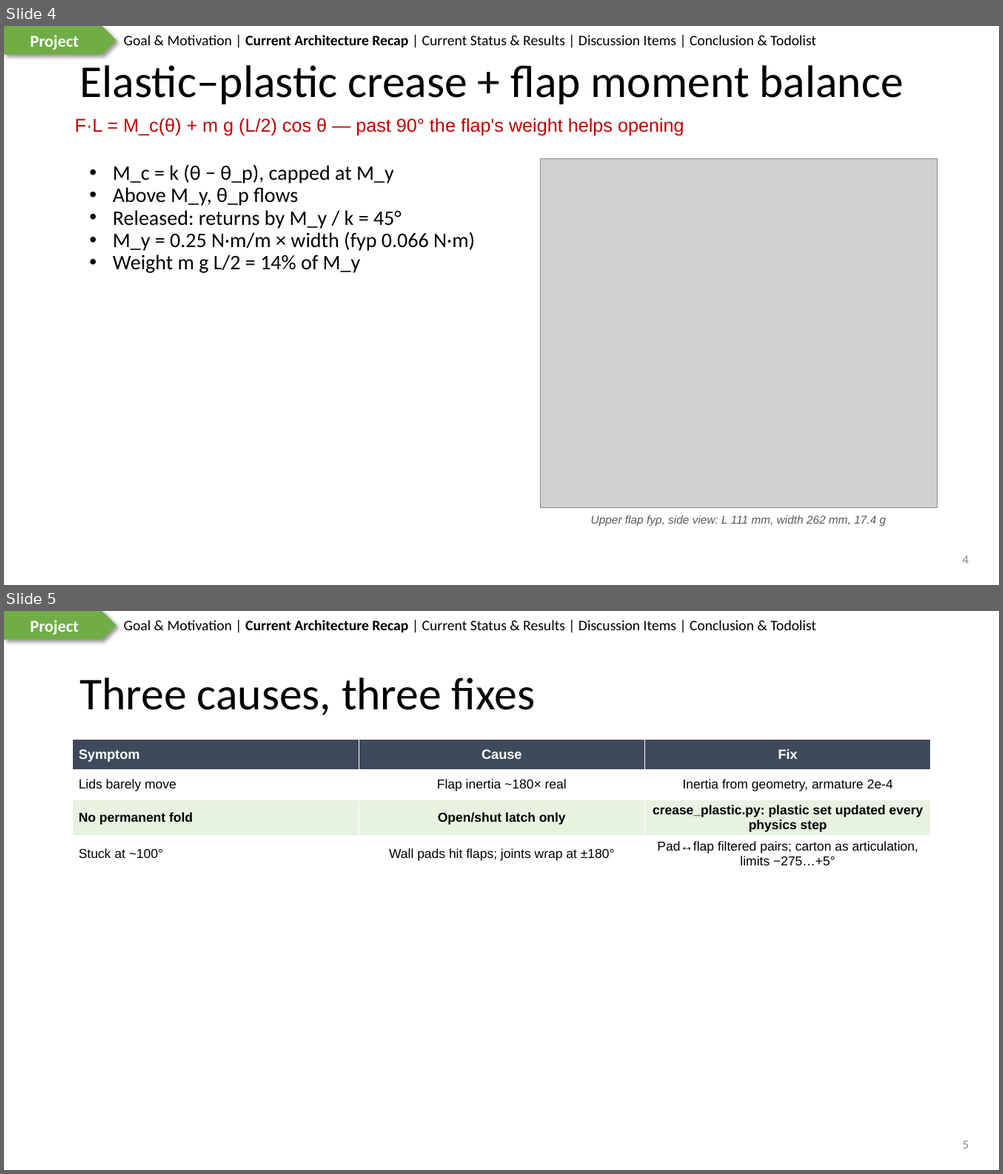
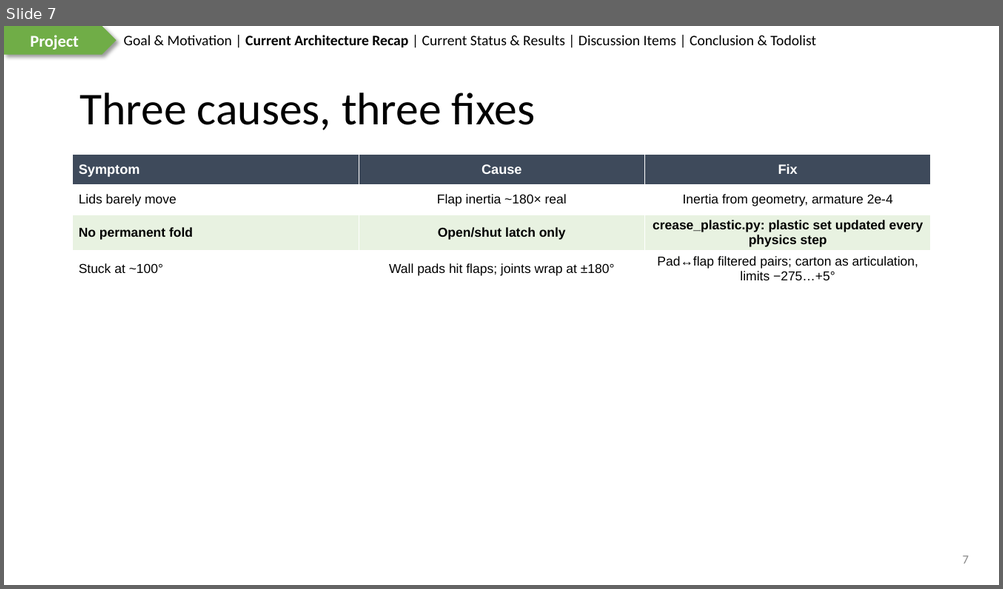
Before and after one commit to wyattsheu/sim-forge, a slide deck: sims/fr3_bubblewrap_pack_handoff_20261007/docs/slides/2026-10-10-Carton-Crease.pptx. Shown one above the other, each under a label of ours: slides 4 and 5 before the commit, slide 7 after it. The pictures are 1003x1174 and 1003x589 pixels, drawn with LibreOffice and Linux fonts; fonts in the diff are those of the drawing; grey boxes stand for pictures. Boxes give left, top, right and bottom in pixels: in the first picture for what was removed or moved away, otherwise in the second. Text is boxed around its words. In the diff, an @@ line names an element or a change of style, - is before the commit and + after.

Commit message:
fr3 handoff slides: paper figures beside ours (Fig. 8, Fig. 10), typeset crease equations, mechanics summary, delivered carton vs carton_v1 and why carton_v1's model was chosen

```diff
--- a/sims/fr3_bubblewrap_pack_handoff_20261007/docs/slides/2026-10-10-Carton-Crease.pptx
+++ b/sims/fr3_bubblewrap_pack_handoff_20261007/docs/slides/2026-10-10-Carton-Crease.pptx
@@ slide 4 removed at (4,26,999,585), background #FFFFFF; not listed: 3 template elements that a slide beside it also shows @@
@@ title removed at (80,65,903,104) @@
-Elastic–plastic crease + flap moment balance
@@ text removed at (75,118,684,136) @@
-F·L = M_c(θ) + m g (L/2) cos θ — past 90° the flap's weight helps opening
@@ picture removed at (540,158,937,508) @@
@@ text removed at (113,164,475,273) @@
-• M_c = k (θ − θ_p), capped at M_y
-• Above M_y, θ_p flows
-• Released: returns by M_y / k = 45°
-• M_y = 0.25 N·m/m × width (fyp 0.066 N·m)
-• Weight m g L/2 = 14% of M_y
@@ text removed at (591,516,886,526) @@
-Upper flap fyp, side view: L 111 mm, width 262 mm, 17.4 g
@@ page number removed at (962,556,968,564) @@
-4
@@ what was slide 5 is now slide 7 @@
@@ page number at (962,556,968,564): text changed @@
-5
+7
```
Also in this commit, not shown: 1 slide changed, 6 slides added, 2 other slides removed, 13 other files.
